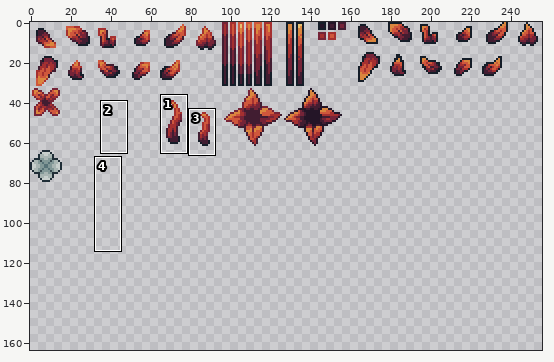
One commit to this pixel-art file: Asesprite/Fierie/Fierie.aseprite. The first picture is a wide view before the edit; the outline marks the close-up.
Close-up. Before the commit:
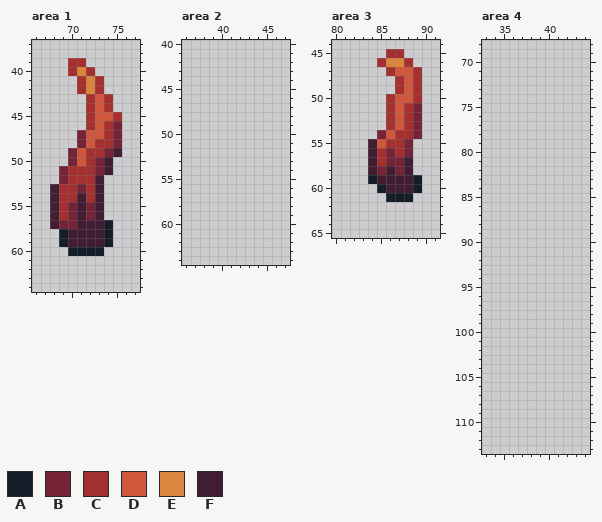
320x320 pixels, 1 frame. Shown: area 1: x 66..77, y 37..64; area 2: x 36..47, y 40..64; area 3: x 80..91, y 44..65; area 4: x 33..44, y 68..113. The old version is drawn lined up with the new one, on the new canvas. The wide view leaves out empty margins. The commit also changed other parts of the picture, which this record leaves out.
Palette (. is transparent): A #151d28  B #752438  C #a53030  D #cf573c  E #da863e  F #411d31
Pixels before, area 1, first column x 68:
39 ..CC....
40 ..CEC...
41 ...CEC..
42 ...CEC..
43 ....CDC.
44 ....CDC.
45 ....CDDC
46 ....CDCB
47 ...BDDCB
48 ...BDCCB
49 ..BDCCBF
50 ..BDCBF.
51 .BCCCBF.
52 .BCCCF..
53 FCCBCF..
54 FCCFCF..
55 FCBFBF..
56 FCBFBF..
57 FBBFFFA.
58 .AFFFFA.
59 .AFFFFA.
60 ..AAAA..
Pixels before, area 3, first column x 84:
45 ..CC..
46 .CEEC.
47 ..CDDC
48 ...CDC
49 ...CDC
50 ..CDDC
51 ..CDCB
52 ..CDCB
53 ..CDCB
54 .BDCCB
55 FDCCB.
56 FCBCB.
57 FCBBF.
58 FBFBF.
59 AFFFFA
60 .AFFFA
61 ..AAA.
Once edited:
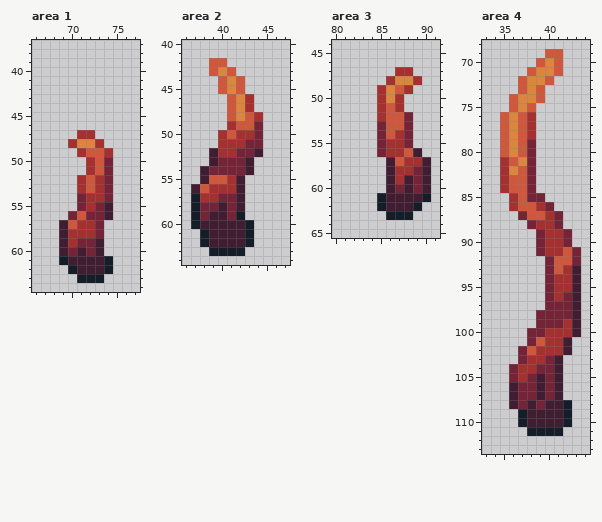
The edit:
canvas 320x320 -> 256x256 (the part of the old canvas that was cut away was empty and is not shown)
Area 1:
y 39: x 70..71 CC -> ..
y 40: x 70..72 CEC -> ...
y 41..42: x 71..73 CEC -> ...
y 43..44: x 72..74 CDC -> ...
y 45: x 72..75 CDDC -> ....
y 46: x 72..75 CDCB -> ....
y 47: x 71..75 BDDCB -> CC...
y 48: x 70..72 .BD -> CEE; x 74..75 CB -> ..
y 49: x 70..75 BDCCBF -> .CDDC.
y 50: x 70..71 BD -> ..; x 73..74 BF -> DB
y 51: x 69..71 BCC -> ...; x 73..74 BF -> DB
y 52: x 69..70 BC -> ..; x 72..74 CF. -> DCB
y 53: x 68..74 FCCBCF. -> ...CDCB
y 54: x 68..71 FCCF -> ...B; x 73..74 F. -> CB
y 55: x 68..74 FCBFBF. -> ...BCBF
y 56: x 68..69 FC -> ..; x 71 F -> D; x 73..74 F. -> BF
y 57: x 68..74 FBBFFFA -> .FDCCB.
y 58: x 69..74 AFFFFA -> FCCCB.
y 59: x 69..72 AFFF -> FCBB; x 74 A -> .
y 60: x 69..73 .AAAA -> FBFBF
y 61: x 69..74 ...... -> AFFFFA
y 62: x 70..74 ..... -> AFFFA
y 63: x 71..73 ... -> AAA
Area 2:
y 42: x 39..40 .. -> DD
y 43: x 39..41 ... -> DED
y 44..45: x 40..42 ... -> DED
y 46..47: x 41..43 ... -> DEC
y 48: x 41..44 .... -> DEDC
y 49: x 41..44 .... -> CDDB
y 50: x 40..44 ..... -> CDCCB
y 51: x 40..44 ..... -> CCCBB
y 52: x 39..44 ...... -> FCCBBF
y 53: x 39..43 ..... -> FBBBF
y 54: x 38..43 ...... -> FBBBBF
y 55: x 38..42 ..... -> FDDCF
y 56: x 37..42 ...... -> FDCCCF
y 57: x 37..42 ...... -> ACCBBF
y 58: x 37..42 ...... -> ABBFBF
y 59: x 37..42 ...... -> ABFFBA
y 60: x 37..43 ....... -> AFFFFFA
y 61..62: x 38..43 ...... -> AFFFFA
y 63: x 39..42 .... -> AAAA
Area 3:
y 45: x 86..87 CC -> ..
y 46: x 85..88 CEEC -> ....
y 47: x 86..89 CDDC -> .CC.
y 48: x 86..88 .CD -> CEE
y 49: x 85..89 ..CDC -> CEDC.
y 50: x 85..89 .CDDC -> CEC..
y 51: x 85..89 .CDCB -> CDC..
y 52: x 85..86 .C -> CD; x 88..89 CB -> B.
y 53: x 85..86 .C -> BD; x 88..89 CB -> B.
y 54: x 88..89 CB -> B.
y 55: x 84..85 FD -> .B
y 56: x 84..86 FCB -> .BC; x 88..89 B. -> DF
y 57: x 84..90 FCBBF.. -> ..FDCCF
y 58: x 84..85 FB -> ..; x 87..90 BF.. -> CCBF
y 59: x 84..85 AF -> ..; x 87 F -> C; x 89..90 A. -> BF
y 60: x 85 A -> .; x 87 F -> B; x 89..90 A. -> BF
y 61: x 85..90 .AAA.. -> AFFFFA
y 62: x 85..89 ..... -> AFFFA
y 63: x 86..88 ... -> AAA
Area 4:
y 69: x 40..41 .. -> DD
y 70: x 39..41 ... -> DED
y 71: x 38..41 .... -> DEED
y 72: x 37..40 .... -> DEED
y 73: x 37..39 ... -> DED
y 74: x 36..39 .... -> DEED
y 75: x 36..38 ... -> DED
y 76..78: x 35..38 .... -> DEDC
y 79..80: x 35..38 .... -> DEDB
y 81: x 35..38 .... -> CDEB
y 82: x 35..38 .... -> CEDB
y 83..84: x 35..38 .... -> CDDB
y 85: x 36..39 .... -> CDBB
y 86: x 36..40 ..... -> CDDCB
y 87: x 37..41 ..... -> BDDCB
y 88: x 38..41 .... -> BCCB
y 89..90: x 39..42 .... -> BCCB
y 91: x 39..43 ..... -> BCCDB
y 92: x 40..43 .... -> BDDB
y 93: x 40..43 .... -> BDCF
y 94..95: x 40..43 .... -> BCCF
y 96: x 40..43 .... -> BCBF
y 97: x 40..43 .... -> BBBF
y 98: x 39..43 ..... -> BBBBF
y 99: x 39..43 ..... -> BBBCF
y 100: x 38..43 ...... -> BBCCCF
y 101: x 38..42 ..... -> BDCCF
y 102: x 37..42 ...... -> BDCCCF
y 103: x 37..41 ..... -> BCCBF
y 104: x 36..41 ...... -> BCCBBF
y 105: x 36..41 ...... -> BCBFBF
y 106..107: x 36..41 ...... -> FBBFBF
y 108: x 36..42 ....... -> FBFBFFA
y 109..110: x 37..42 ...... -> AFFFFA
y 111: x 38..41 .... -> AAAA
Pixel boxes of the changes (left, top, right, bottom) in both close-ups:
changed: (50, 58, 122, 283)
added: (191, 58, 263, 256)
changed: (368, 49, 431, 220)
added: (500, 49, 581, 436)
